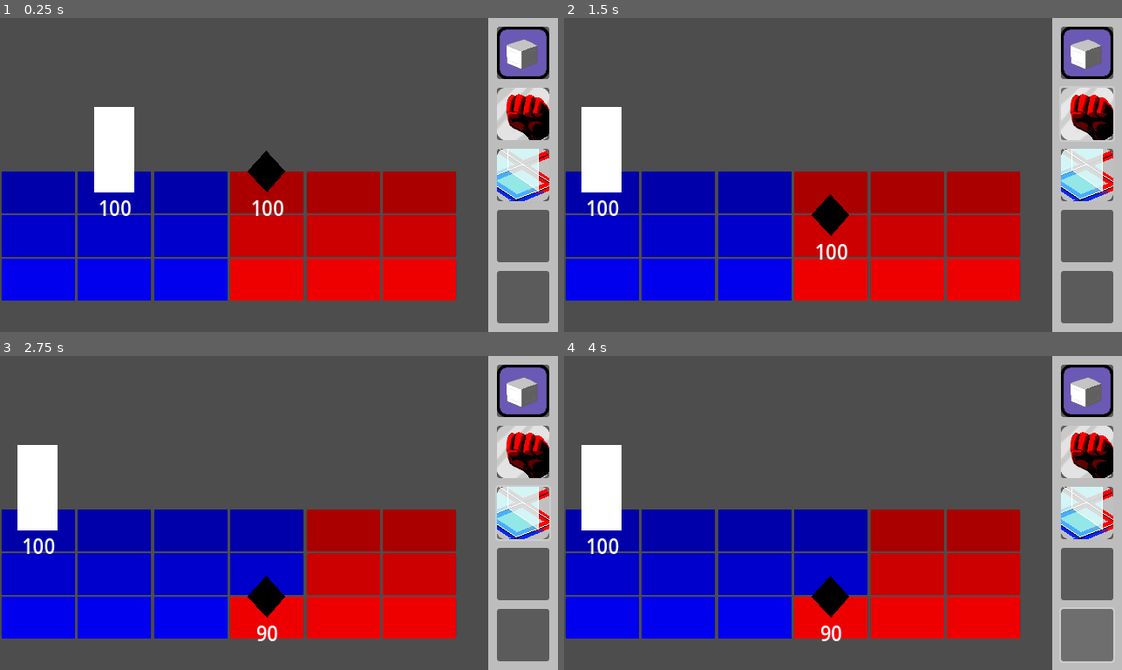
Above: before the commit, frames 1-4 (two rows, left to right).
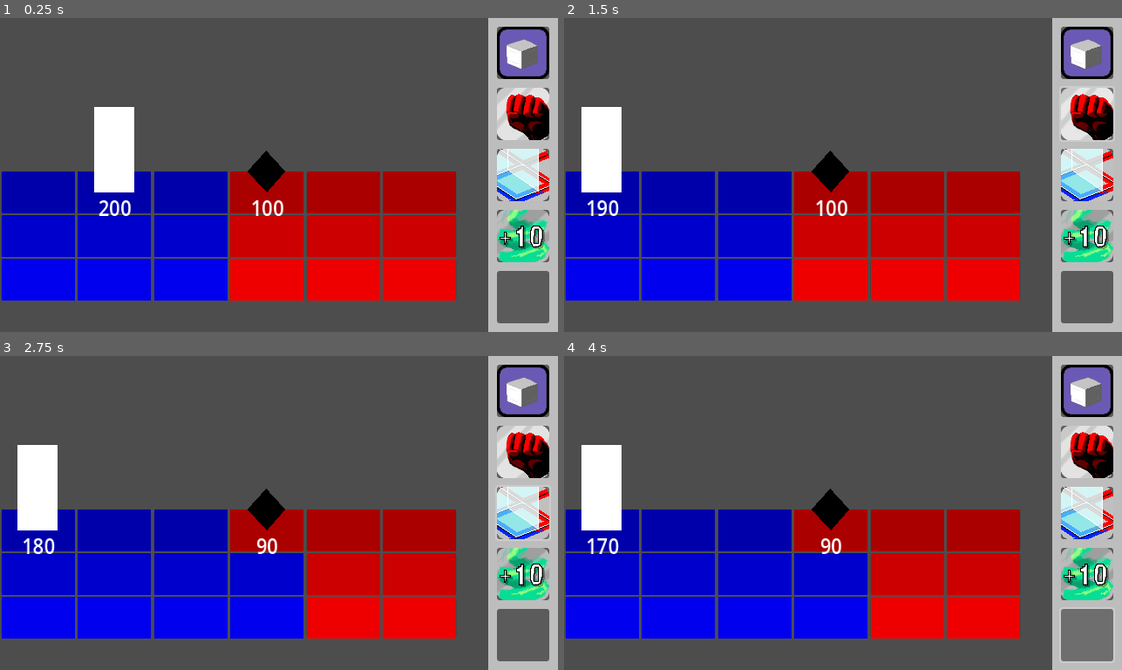
Above: after the commit, the same moments.

Repository: tspr0tege/Grid-Bots
Game: Godot game, scene res://scenes/arena.tscn
Two runs of this game, one before a commit and one after it. Both use one fixed random seed, a clock stepped at 60 frames per second and the inputs below.
Inputs (mouse positions are in pixels of both pictures, inside the frame that each line leads up to):
- Up to frame 1 (0.25 s): no input
- Up to frame 2 (1.5 s): click (603, 193) at 0.52 s; click (1088, 115) at 1.25 s
- Up to frame 3 (2.75 s): click (524, 513) at 2 s
- Up to frame 4 (4 s): click (1088, 572) at 2.75 s; click (1088, 635) at 3.5 s

The runs differ from the first frame. In frame 1, 1.6% of the frame differs, in the area x 17-99%, y 58-78%; in frame 2, 2.7%; in frame 3, 5.6%; in frame 4, 5.6%, in the area x 5-99%, y 42-91%.

Commit message:
Enemy attacks and heal ability

Diff:
--- a/components/hp_node.tscn
+++ b/components/hp_node.tscn
@@ -8,7 +8,6 @@
 offset_right = 40.0
 offset_bottom = 40.0
 script = ExtResource("1_58qm1")
-hp = 100
 
 [node name="hpDisplay" type="Label" parent="."]
 layout_mode = 0
--- a/entities/player.tscn
+++ b/entities/player.tscn
@@ -2,7 +2,7 @@
 
 [ext_resource type="Script" path="res://scripts/Player.gd" id="1_45cd8"]
 [ext_resource type="PackedScene" uid="uid://dt1pysrghdyu0" path="res://components/audio_queue.tscn" id="2_eqx4j"]
-[ext_resource type="AudioStream" uid="uid://dpspk6fk8bda2" path="res://sfx/pew.wav" id="3_51ecc"]
+[ext_resource type="AudioStream" uid="uid://dpspk6fk8bda2" path="res://sfx/laser.wav" id="3_k6xu2"]
 [ext_resource type="PackedScene" uid="uid://85kgocmp48x1" path="res://components/hp_node.tscn" id="4_tghp0"]
 [ext_resource type="PackedScene" uid="uid://0oms8xtq28wn" path="res://components/mover.tscn" id="5_unnep"]
 
@@ -17,8 +17,10 @@
 [node name="audioQueue" parent="." instance=ExtResource("2_eqx4j")]
 
 [node name="AudioStreamPlayer" type="AudioStreamPlayer" parent="audioQueue"]
-stream = ExtResource("3_51ecc")
+stream = ExtResource("3_k6xu2")
+volume_db = -6.0
 
 [node name="hpNode" parent="." instance=ExtResource("4_tghp0")]
+maxHP = 200
 
 [node name="mover" parent="." instance=ExtResource("5_unnep")]
--- a/entities/rock_cube_entity.tscn
+++ b/entities/rock_cube_entity.tscn
@@ -8,6 +8,7 @@
 script = ExtResource("1_mxenc")
 
 [node name="hpNode" parent="." instance=ExtResource("2_gs4ne")]
+maxHP = 100
 
 [node name="mover" parent="." instance=ExtResource("3_smumf")]
 canCohabit = true
--- a/entities/weiner.tscn
+++ b/entities/weiner.tscn
@@ -1,10 +1,11 @@
-[gd_scene load_steps=9 format=3 uid="uid://d0amm8x8j6yqc"]
+[gd_scene load_steps=10 format=3 uid="uid://d0amm8x8j6yqc"]
 
 [ext_resource type="Script" path="res://scripts/weiner.gd" id="1_6jbu3"]
 [ext_resource type="PackedScene" uid="uid://85kgocmp48x1" path="res://components/hp_node.tscn" id="2_j4cla"]
 [ext_resource type="AudioStream" uid="uid://cmws1x7vm5vdj" path="res://sfx/hit.wav" id="3_8tqvy"]
 [ext_resource type="PackedScene" uid="uid://dt1pysrghdyu0" path="res://components/audio_queue.tscn" id="3_pguxj"]
 [ext_resource type="PackedScene" uid="uid://0oms8xtq28wn" path="res://components/mover.tscn" id="5_2hccl"]
+[ext_resource type="AudioStream" uid="uid://c40whidtmja5t" path="res://sfx/pew.wav" id="5_rbbof"]
 
 [sub_resource type="Animation" id="Animation_12pyj"]
 length = 0.001
@@ -60,6 +61,7 @@
 autostart = true
 
 [node name="hpNode" parent="." instance=ExtResource("2_j4cla")]
+maxHP = 100
 
 [node name="audioQueue" parent="." instance=ExtResource("3_pguxj")]
 
@@ -67,6 +69,9 @@
 stream = ExtResource("3_8tqvy")
 volume_db = -6.0
 
+[node name="pew" type="AudioStreamPlayer" parent="audioQueue"]
+stream = ExtResource("5_rbbof")
+
 [node name="mover" parent="." instance=ExtResource("5_2hccl")]
 
 [connection signal="timeout" from="moveTimer" to="." method="_on_move_timer_timeout"]
--- /dev/null
+++ b/programs/heal_10/heal_10.gd
@@ -0,0 +1,8 @@
+extends Node
+
+const progName = "Heal 10"
+const progIcon = "res://programs/heal_10/heal_10.png"
+
+func executeProgram(Arena):
+	Arena.COMBAT_GRID.Player.get_node("hpNode").changeHP(10)
+#	$audioQueue.playSound()
--- /dev/null
+++ b/programs/heal_10/heal_10.tscn
@@ -0,0 +1,14 @@
+[gd_scene load_steps=4 format=3 uid="uid://buhyxjef211tr"]
+
+[ext_resource type="Script" path="res://programs/heal_10/heal_10.gd" id="1_hpded"]
+[ext_resource type="PackedScene" uid="uid://dt1pysrghdyu0" path="res://components/audio_queue.tscn" id="2_c4nrs"]
+[ext_resource type="AudioStream" uid="uid://dictw6tfp1kgc" path="res://sfx/heal.wav" id="3_74kas"]
+
+[node name="heal_10" type="Node"]
+script = ExtResource("1_hpded")
+
+[node name="audioQueue" parent="." instance=ExtResource("2_c4nrs")]
+
+[node name="AudioStreamPlayer" type="AudioStreamPlayer" parent="audioQueue"]
+stream = ExtResource("3_74kas")
+volume_db = -6.0
--- a/scripts/Combat Grid.gd
+++ b/scripts/Combat Grid.gd
@@ -46,7 +46,7 @@
 	#Instantiate Weiner
 	const Weiner = preload("res://entities/weiner.tscn")
 	var newEnemy = Weiner.instantiate()
-	newEnemy.combatGrid = self
+	newEnemy.COMBAT_GRID = self
 #	newEnemy.coords = Vector2(3, 0)
 	combatGrid[3][0].get_node("tenant").add_child(newEnemy)
 
--- a/scripts/arena.gd
+++ b/scripts/arena.gd
@@ -6,6 +6,7 @@
 	preload("res://programs/rock_cube/rock_cube.tscn"),
 	preload("res://programs/punch/punch.tscn"),
 	preload("res://programs/convert_tiles/convert_tiles.tscn"),
+	preload("res://programs/heal_10/heal_10.tscn"),
 ]
 var hand = []
 var nextProgramFromDeck = 5
--- a/scripts/audioQueue.gd
+++ b/scripts/audioQueue.gd
@@ -1,7 +1,12 @@
 extends Node
 
-func playSound():
-	var newAudio = get_child(0).duplicate()
+func playSound(opt: String = ""):
+	var newAudio
+	if (opt.is_empty()):
+		newAudio = get_child(0).duplicate()
+	else:
+		newAudio = find_child(opt).duplicate()
+
 	var selfDestruct = Timer.new()
 	selfDestruct.set_wait_time(2) # number of seconds between hours
 	selfDestruct.autostart = true
--- a/scripts/hpNode.gd
+++ b/scripts/hpNode.gd
@@ -1,6 +1,7 @@
 extends Control
 
-@export var hp = 666
+@export var maxHP = 666
+@onready var hp = maxHP
 @onready var hpDisplay = get_node("hpDisplay")
 
 func _ready():
@@ -9,6 +10,7 @@
 func changeHP(amt):
 	hp += amt
 	if amt < 0:	get_parent().takeDamage()
+	if hp > maxHP: hp = maxHP
 	if hp <= 0:
 		hp = 0
 		get_parent().zeroHP()
--- a/scripts/weiner.gd
+++ b/scripts/weiner.gd
@@ -2,19 +2,31 @@
 
 @onready var aniPlayer = get_node("Polygon2D/AnimationPlayer")
 @onready var audioQueue = get_node("audioQueue")
-var combatGrid
+var COMBAT_GRID
 var red_or_blue = "red"
-#var coords : Vector2
 var dir = Vector2(0, 1)
 
 func _on_move_timer_timeout():
-	if ($mover.moveBy(dir) == false):
+	var ARENA = get_tree().root.get_node("Arena")
+	var PLAYER = COMBAT_GRID.Player
+	var playerPos = ARENA.getCoords(PLAYER)
+	var myPos = ARENA.getCoords(self)
+
+	if (myPos.y == playerPos.y): # Attack
+		audioQueue.playSound("pew")
+		for i in range(myPos.x-1, -1, -1):
+			var tile = COMBAT_GRID.combatGrid[i][myPos.y].get_node("tenant")
+			if (tile.get_child_count() > 0):
+				tile.get_child(0).get_node("hpNode").changeHP(-10)
+				break
+
+	elif ($mover.moveBy(dir) == false): # Move
 		dir *= -1
 		$mover.moveBy(dir)
 
 func takeDamage():
 	aniPlayer.play("flash")
-	audioQueue.playSound()
+	audioQueue.playSound("hit")
 
 func zeroHP():
 	self.queue_free()
Binary file added: programs/heal_10/heal_10.png
Not shown, added: programs/heal_10/heal_10.png.import
Not shown, changed: sfx/heal.wav.import
Not shown, changed: sfx/laser.wav.import
Not shown, added: _ref/heal_10.pdn
Not shown, added: sfx/heal.wav
Not shown, added: sfx/laser.wav
Not shown, changed: sfx/pew.wav
